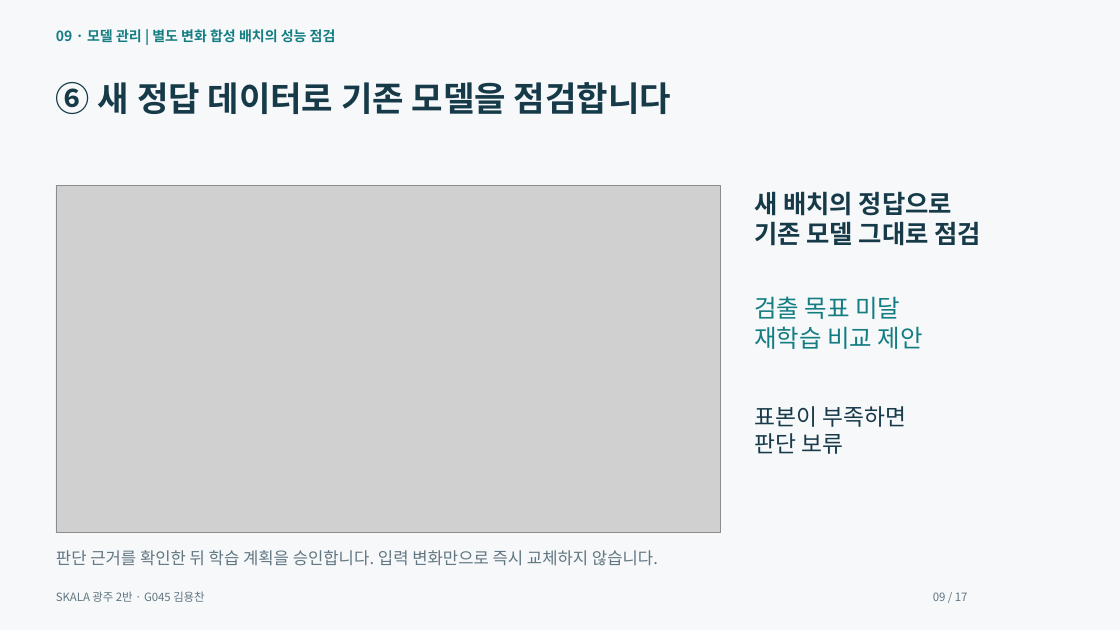
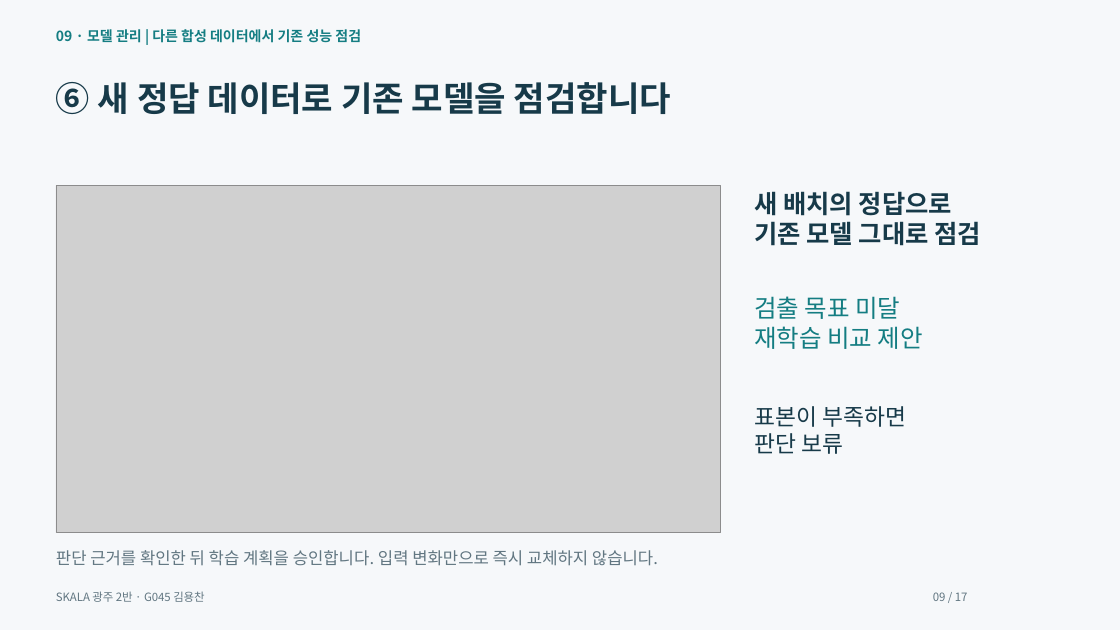
Before and after one commit to dragonchan95/Semiconductor-AI-Agent, a slide deck: slide 9 of docs/G045_Semiconductor_Agent.pptx. Drawn at 1120x630 pixels with LibreOffice and Linux fonts; fonts in the diff are those of the drawing; grey boxes stand for pictures. Boxes give left, top, right and bottom in pixels: in the first picture for what was removed or moved away, otherwise in the second. Text is boxed around its words. In the diff, an @@ line names an element or a change of style, - is before the commit and + after.

```diff
--- a/docs/G045_Semiconductor_Agent.pptx
+++ b/docs/G045_Semiconductor_Agent.pptx
@@ text at (56, 29, 361, 43): text changed @@
-09 · 모델 관리 | 별도 변화 합성 배치의 성능 점검
+09 · 모델 관리 | 다른 합성 데이터에서 기존 성능 점검
```
Also in this commit, not shown: 7 other slides changed, 5 other files.
